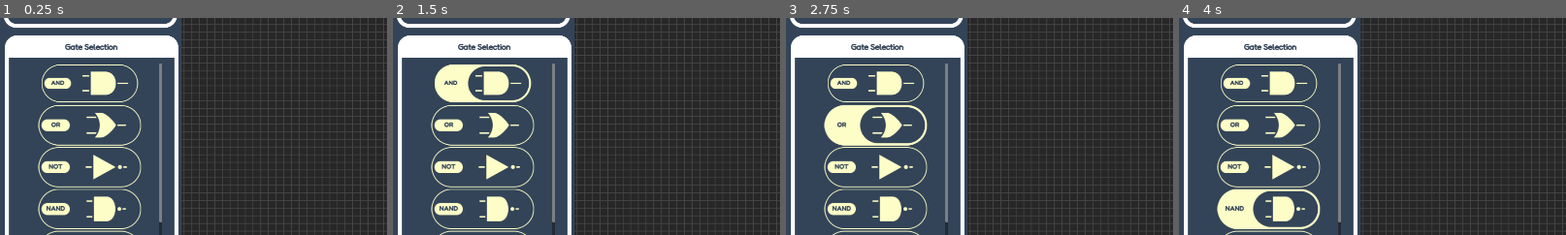
Above: before the commit, frames 1-4 (left to right).
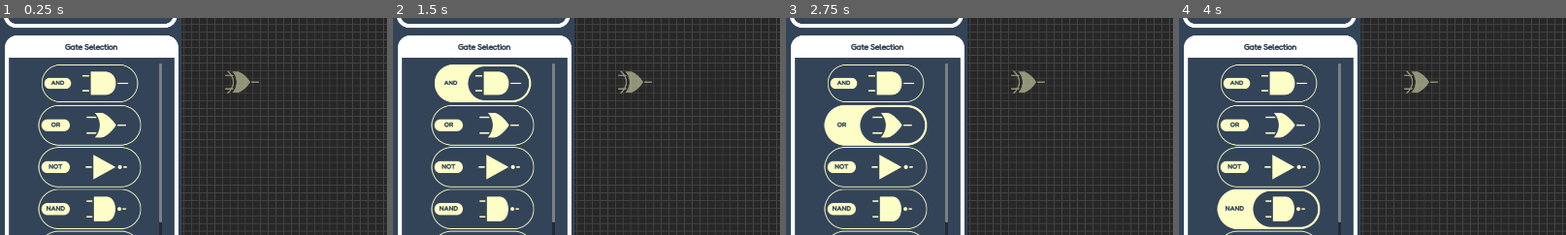
Above: after the commit, the same moments.

Repository: sleep-walkerr/CircuitCanvas
Game: Godot game, scene res://MainScene.tscn
Two runs of this game, one before a commit and one after it. Both use one fixed random seed, a clock stepped at 60 frames per second and the inputs below.
Inputs (mouse positions are % of the whole screen's width and height, from its top left):
- Up to frame 1 (0.25 s): no input
- Up to frame 2 (1.5 s): click (72, 3) at 0.5 s; click (12, 52) at 1.25 s
- Up to frame 3 (2.75 s): click (12, 62) at 2 s
- Up to frame 4 (4 s): click (12, 71) at 2.75 s; click (12, 81) at 3.5 s
The pictures show only the part of the screen within x 0-50%, y 37-87%; the shares and areas given below are measured in that part.

The runs differ from the first frame. In frame 1, 0.4% of the frame differs, in the area x 58-67%, y 24-35%; in frame 2, 0.4%; in frame 3, 0.4%; in frame 4, 0.4%.

Commit message:
more dragndrop changes

Diff:
--- a/Gate/and_gate.gd
+++ b/Gate/and_gate.gd
@@ -3,6 +3,7 @@
 var pattern
 var type
 var tiles = []
+var tile_mask
 var position_in_grid # this is the tile that the mouse was over when user clicks
 var pattern_indicies = {'AND' : 0, 'OR' : 1, 'NOT' : 2, 'NAND' : 3, 'NOR' : 4, 'XOR' : 5, 'XNOR' : 6}
 
@@ -14,7 +15,7 @@
 	if pattern != null:
 		get_parent().set_pattern(position_in_grid, pattern)
 		# Store tiles
-		var tile_mask = pattern.get_used_cells()
+		tile_mask = pattern.get_used_cells()
 		for x_y in tile_mask: # Store tiles for drag, drop, delete
 			tiles.append(get_parent().map_pattern(position_in_grid, x_y, pattern))
 		# Add reference to managing node within each tile, this allows for detecting which gate you are over at all times
@@ -36,8 +37,6 @@
 	# Delete previously stored coordinates
 	tiles.clear()
 	get_parent().set_pattern(position_in_grid, pattern)
-	# Store tiles
-	var tile_mask = pattern.get_used_cells()
 	for x_y in tile_mask: # Store tiles for drag, drop, delete
 		tiles.append(get_parent().map_pattern(position_in_grid, x_y, pattern))
 	# Add reference to managing node within each tile, this allows for detecting which gate you are over at all times
--- a/MainScene.gd
+++ b/MainScene.gd
@@ -1,6 +1,6 @@
 extends Node2D
 
-var object_being_dragged
+var object_being_dragged = Node2D.new()
 var object_drag_offset
 var over_gui
 
@@ -50,7 +50,7 @@
 	if !over_gui:
 		var tile_currently_over = $GateGrid.local_to_map(get_global_mouse_position())
 		# New Test Code
-		if event.is_action_pressed("click]"):
+		if event.is_action_pressed("click]") and object_being_dragged == null:
 			if selectedGate != null and !isTileOccupied(tile_currently_over): # For the creation of gate patterns
 				# This is a good start, needs to eventually check if any resulting tiles will overwrite occupied tiles, if they will, block action
 				var new_gate_position = tile_currently_over
@@ -62,19 +62,27 @@
 				# Add to Grid
 				$GateGrid.add_child(new_gate)
 			elif Input.is_mouse_button_pressed(1) and isTileOccupied(tile_currently_over): # If left mouse held and over a gate, start dragging functionality
-				object_being_dragged = $GateGrid.get_cell_tile_data(tile_currently_over).get_custom_data("managing_node_references")
+				object_being_dragged = GetManagingNode(tile_currently_over)
 				# Store offset
 				object_drag_offset = $GateGrid.get_cell_atlas_coords(tile_currently_over) - Vector2i(1,0) # Use atlas
-				#--Calculate offset using atlas
+				#--Move to buffer
+
 		if object_being_dragged != null and Input.is_mouse_button_pressed(1): # If still pressed, keep dragging
-
-			# Delete previous pattern tiles
-			for tile in object_being_dragged.tiles:
-				$GateGrid.erase_cell(tile)
-			# Redraw pattern using offset from the tile currently over
-
-			object_being_dragged.position_in_grid = tile_currently_over - object_drag_offset
-			object_being_dragged.RedrawPattern()
+			var new_position = tile_currently_over - object_drag_offset # Calculate new position to draw from
+			var draw_approved = true
+			# Check if new pattern draw overwrites ANY occupied cells
+			for relative_tile in object_being_dragged.tile_mask: # ** This needs to be turned into a fxn
+				$GridVisual.erase_cell(relative_tile + new_position)
+				if isTileOccupied(relative_tile + new_position) and GetManagingNode(relative_tile + new_position) != object_being_dragged:
+					draw_approved = false
+					#break
+			if draw_approved:
+				# Delete previous pattern tiles
+				for tile in object_being_dragged.tiles:
+					$GateGrid.erase_cell(tile)
+				# Redraw pattern using offset from the tile currently over
+				object_being_dragged.position_in_grid = new_position
+				object_being_dragged.RedrawPattern()
 		elif !Input.is_mouse_button_pressed(1):
 			object_being_dragged = null
 
@@ -106,6 +114,14 @@
 	else:
 		return true
 
+func GetManagingNode(tile) -> Node2D:
+	if $GateGrid.get_cell_tile_data(tile) != null:
+		return $GateGrid.get_cell_tile_data(tile).get_custom_data("managing_node_references")
+	else: return null
+
+
+func MoveToBuffer(gate) -> void:
+	pass
 
 
 func _on_gd_example_position_changed(node, new_pos):
--- a/MainScene.tscn
+++ b/MainScene.tscn
@@ -281,6 +281,14 @@
 [node name="GateGrid" type="TileMapLayer" parent="."]
 show_behind_parent = true
 tile_set = SubResource("TileSet_yxcv2")
+use_kinematic_bodies = true
+
+[node name="ChangeBuffer" type="TileMapLayer" parent="."]
+modulate = Color(1, 1, 1, 0.498039)
+show_behind_parent = true
+tile_map_data = PackedByteArray("AAAdABwABgABAAAAAAAdAB4ABgABAAIAAAAeABwABgACAAAAAAAeAB0ABgACAAEAAAAeAB4ABgACAAIAAAAfABwABgADAAAAAAAfAB0ABgADAAEAAAAfAB4ABgADAAIAAAAgABwABgAEAAAAAAAgAB0ABgAEAAEAAAAgAB4ABgAEAAIAAAAhAB0ABgAFAAEAAAA=")
+tile_set = SubResource("TileSet_yxcv2")
+use_kinematic_bodies = true
 
 [node name="GridVisual" type="TileMapLayer" parent="."]
 show_behind_parent = true
